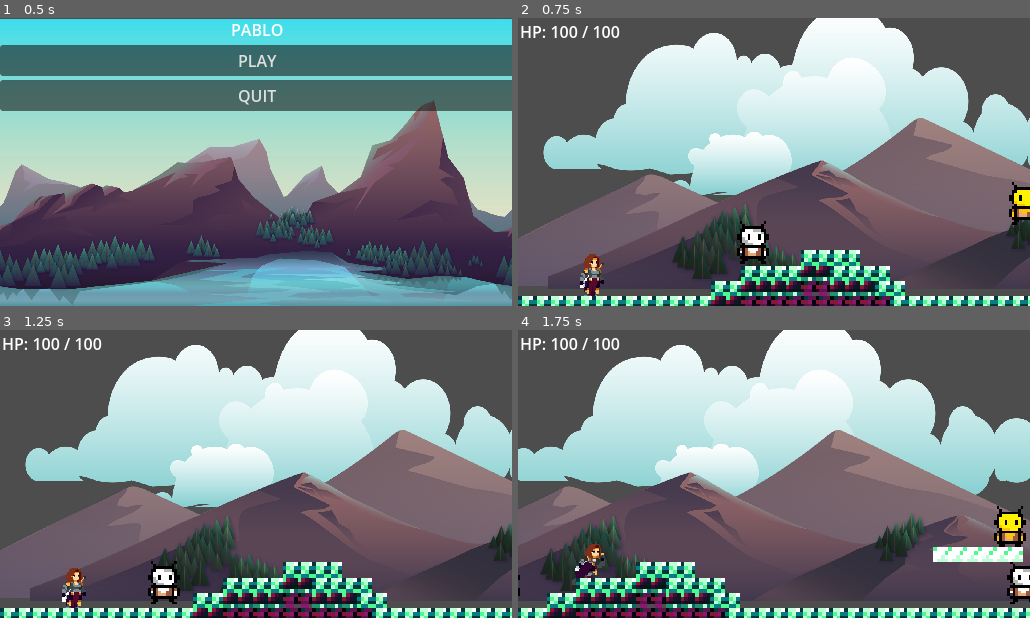
Above: before the commit, frames 1-4 (two rows, left to right).
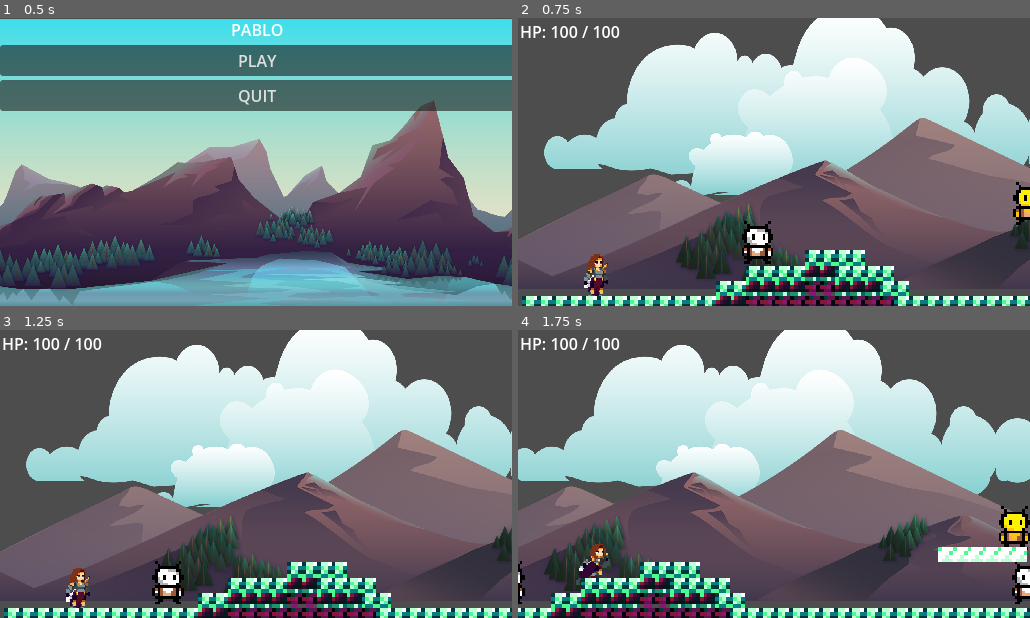
Above: after the commit, the same moments.

Repository: BaoQui/Pablo-s-Adventure
Game: Godot game, scene res://main_menu.tscn
The game is run twice, just before and just after one commit, with the same random seed, the same clock (stepped at 60 frames per second) and the same inputs.
Inputs (mouse positions are in pixels of both pictures, inside the frame that each line leads up to):
- Up to frame 1 (0.5 s): no input
- Up to frame 2 (0.75 s): click "PLAY" at 0.5 s
- Up to frame 3 (1.25 s): no input
- Up to frame 4 (1.75 s): tap Enter (ui_accept) at 1.25, 1.52 s; move the mouse to (886, 459) at 1.27 s; hold Right (ui_right) from 1.28 s (still down); tap I at 1.35 s; click (886, 459) at 1.42 s

Frame 1 is identical in both runs. In frame 2, 11% of the frame differs, in the area x 0-100%, y 0-100%; in frame 3, 11%; in frame 4, 11%.

Commit message:
Add Kill_count + Kill_count Label
Add Kill_count + Kill_count Label

Diff:
--- a/Level.tscn
+++ b/Level.tscn
@@ -654,7 +654,7 @@
 
 [node name="Camera2D" type="Camera2D" parent="Player"]
 modulate = Color(0.895935, 0, 0.317969, 1)
-position = Vector2(138.884, -24.3116)
+position = Vector2(135.497, -41.224)
 scale = Vector2(1, 0.986558)
 zoom = Vector2(1.5, 1.5)
 limit_top = 0
@@ -676,7 +676,7 @@
 
 [node name="CollisionShape2D" type="CollisionShape2D" parent="Floor"]
 modulate = Color(0.583442, 0.55379, 0.280108, 1)
-position = Vector2(16.667, -113.596)
+position = Vector2(15.3849, -176.155)
 rotation = 3.14159
 shape = SubResource("WorldBoundaryShape2D_onrkg")
 
@@ -882,6 +882,12 @@
 offset_right = 42.0
 offset_bottom = 25.0
 
+[node name="goal_label" type="Label" parent="CanvasLayer"]
+offset_left = 153.0
+offset_top = 95.0
+offset_right = 193.0
+offset_bottom = 118.0
+
 [connection signal="body_entered" from="Player/PunchHitbox" to="Player" method="_on_punch_hitbox_body_entered"]
 [connection signal="body_entered" from="Ground Enemy/Area2D" to="Ground Enemy" method="_on_area_2d_body_entered"]
 [connection signal="body_entered" from="Ground Enemy2/Area2D" to="Ground Enemy2" method="_on_area_2d_body_entered"]
--- a/bouncyenemy.gd
+++ b/bouncyenemy.gd
@@ -136,8 +136,12 @@
 	if health <= 0:
 		die()
 
+
 func die():
 	print("Bouncer defeated!")
+	var player = get_tree().get_first_node_in_group("Player")
+	if player:
+		player.kill_count += 1
 	queue_free()
 
 # --- Hurt player on collision ---
@@ -145,7 +149,7 @@
 	if body.is_in_group("Player"):
 		body.do_damage(10, global_position)
 
-		var knockback_strength_x: float = 800.0
+		var knockback_strength_x: float = 600.0
 		var knockback_strength_y: float = 300.0
 
 		if body.global_position.x > global_position.x:
--- a/character_body_2d.gd
+++ b/character_body_2d.gd
@@ -30,6 +30,7 @@
 
 # --- Health ---
 @export var health: int = 50
+
 
 @onready var pattern_timer: Timer = $PatternTimer
 
@@ -237,6 +238,9 @@
 
 func die():
 	print("Ground enemy defeated!")
+	var player = get_tree().get_first_node_in_group("Player")
+	if player:
+		player.kill_count += 1
 	queue_free()
 
 # --- Hurt player on collision ---
--- a/goal.gd
+++ b/goal.gd
@@ -1,13 +1,20 @@
 extends Area2D
 
 @export var next_scene_path: String = "res://Level2.tscn"
+
+@onready var goal_label: Label = get_tree().current_scene.get_node("CanvasLayer/goal_label")
 
 func _ready() -> void:
 	connect("body_entered", Callable(self, "_on_body_entered"))
 
 func _on_body_entered(body: Node) -> void:
-	print("Entered goal:", body.name, " class:", body.get_class())
 	if body.is_in_group("Player"):
-		print("Level Complete!")
-		await get_tree().create_timer(.2).timeout
-		get_tree().change_scene_to_file(next_scene_path)
+		var player = body as CharacterBody2D  # cast so we can access vars safely
+		if player.kill_count >= 5:
+			print("Level Complete!")
+			await get_tree().create_timer(0.2).timeout
+			get_tree().change_scene_to_file(next_scene_path)
+		else:
+			goal_label.text = "You have %d / 5 kills" % player.kill_count
+			var t = get_tree().create_timer(2.0)
+			t.timeout.connect(func(): goal_label.text = "")
--- a/player.gd
+++ b/player.gd
@@ -1,7 +1,8 @@
 extends CharacterBody2D
 
 @onready var health_label: Label = $"../CanvasLayer/health_label"
-
+# --- Kill Count ---
+@export var kill_count: int = 0
 
 # --- Movement settings ---
 @export var base_move_speed: float = 300.0
